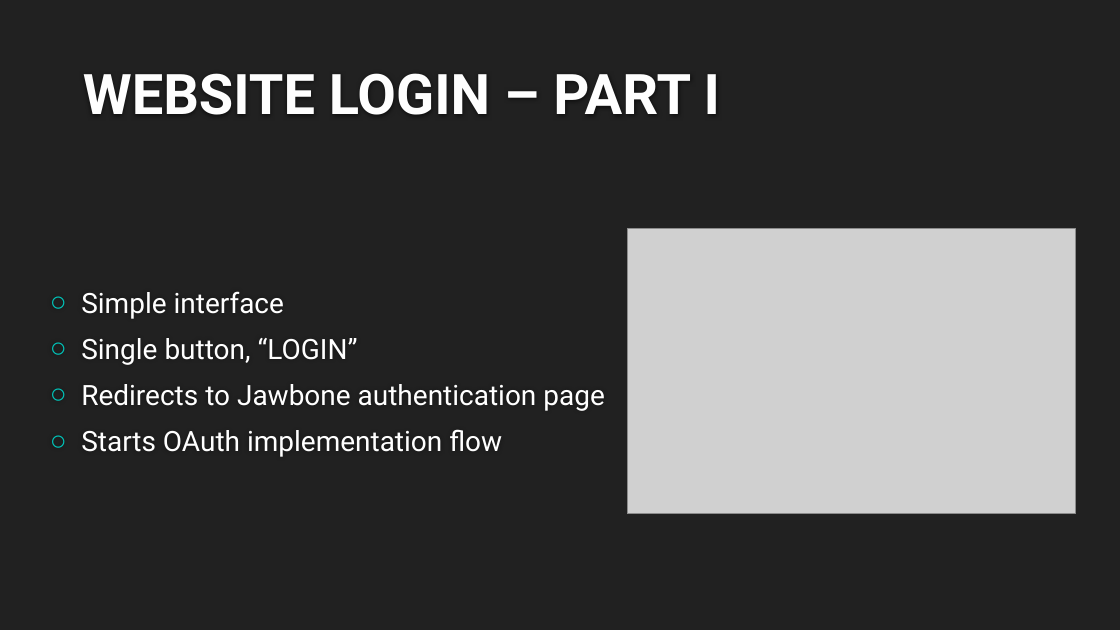
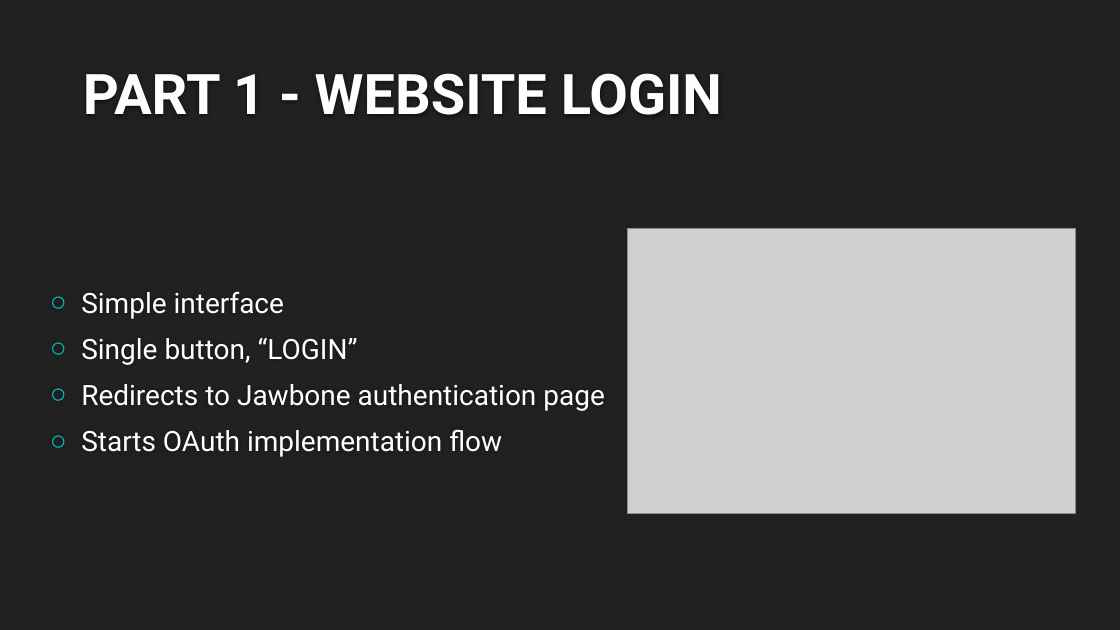
Before and after one commit to ritwikd/gatech, a slide deck: slide 6 of Presentation/Assisted Living.pptx. Drawn at 1120x630 pixels with LibreOffice and Linux fonts; fonts in the diff are those of the drawing; grey boxes stand for pictures; background and template pictures are left out. Boxes give left, top, right and bottom in pixels: in the first picture for what was removed or moved away, otherwise in the second. Text is boxed around its words. In the diff, an @@ line names an element or a change of style, - is before the commit and + after.

```diff
--- a/Presentation/Assisted Living.pptx
+++ b/Presentation/Assisted Living.pptx
@@ title at box(83, 73, 722, 115): text changed @@
-WEBSITE LOGIN – PART I
+PART 1 - WEBSITE LOGIN
```
Also in this commit, not shown: 4 other slides changed, 4 slides added.
